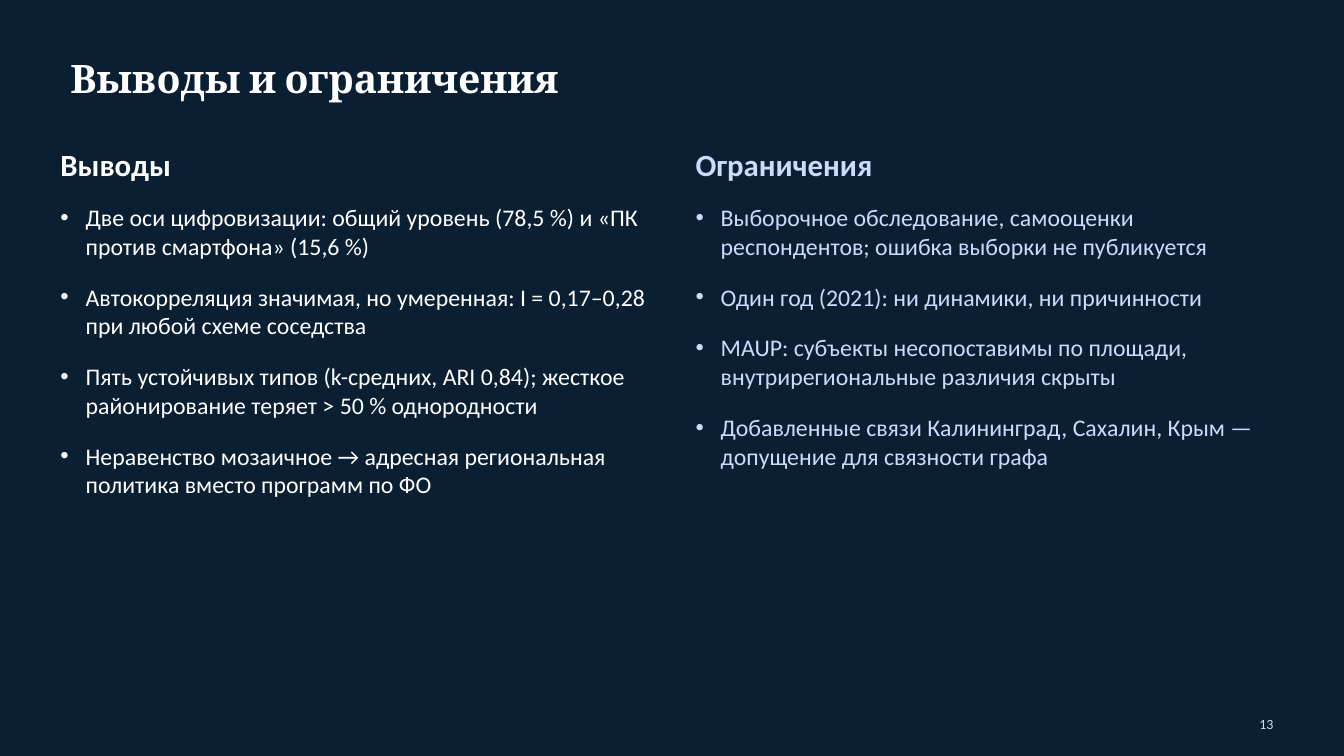
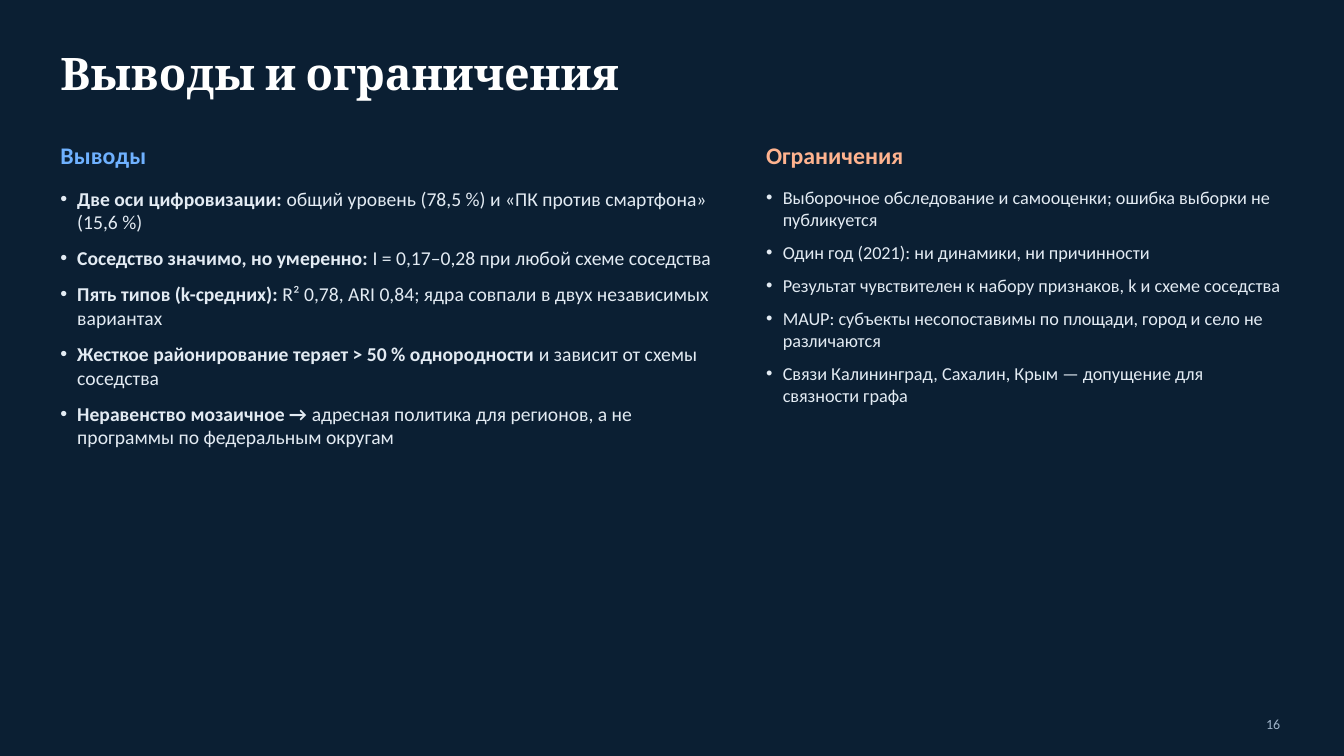
Before and after one commit to MKudryash/regions_collection, a slide deck: slide 16 of presentation/team4_digital_regions_2021.pptx (slide 13 before the commit). Drawn at 1344x756 pixels with LibreOffice and Linux fonts; fonts in the diff are those of the drawing. Boxes give left, top, right and bottom in pixels: in the first picture for what was removed or moved away, otherwise in the second. Text is boxed around its words. In the diff, an @@ line names an element or a change of style, - is before the commit and + after.

Commit message:
Создание презентации
- 16 слайдов по шагам решения: на каждом что делали, таблица или график
  с числами и вывод; заметки докладчика раскрывают слайд подробнее
- генератор presentation/build_deck.js собирает колоду из maps/ и results/

```diff
--- a/presentation/team4_digital_regions_2021.pptx
+++ b/presentation/team4_digital_regions_2021.pptx
@@ text "Выводы и ограничения": place and size @@
-text "Выводы и ограничения" at <box>70,65,559,103</box>
+text "Выводы и ограничения" at <box>60,58,619,101</box>
@@ text "Выводы и ограничения" at <box>60,58,619,101</box>: size 28 to 32 pt; vertical alignment middle to top @@
@@ text added at <box>60,148,146,168</box>, 17 pt, text #6FB1FF, bold @@
+Выводы
@@ text added at <box>766,148,903,168</box>, 17 pt, text #FFB38F, bold @@
+Ограничения
@@ text at <box>60,156,171,181</box>: paragraph removed @@
-Выводы
@@ text "Две оси цифровизации: общий уровень ...": place and size @@
-text "Две оси цифровизации: общий уровень ..." at <box>60,156,645,497</box>
+text "Две оси цифровизации: общий уровень ..." at <box>77,192,711,448</box>
@@ text at <box>77,192,706,232</box>: size 17 to 14 pt, text colour #FFFFFF to #E3EBF3 in "Две оси цифровизации: общий уровень (78,5 %) ..."; bold on in "Две оси цифровизации:"; indent changed; less space between paragraphs @@
@@ text "Выборочное обследование и самооценки; ошибка ...": place and size @@
-text "Выборочное обследование и самооценки; ошибка ..." at <box>696,156,1225,469</box>
+text "Выборочное обследование и самооценки; ошибка ..." at <box>783,191,1280,405</box>
@@ text at <box>783,191,1270,229</box>: text changed; size 17 to 13 pt; text colour #CADCFC to #E3EBF3 @@
-Ограничения
-• Выборочное обследование, самооценки респондентов; ошибка выборки не публикуется
+• Выборочное обследование и самооценки; ошибка выборки не публикуется
@@ text at <box>77,251,711,448</box>: text changed; size 17 to 14 pt; text colour #FFFFFF to #E3EBF3 @@
-• Автокорреляция значимая, но умеренная: I = 0,17–0,28 при любой схеме соседства
-• Пять устойчивых типов (k-средних, ARI 0,84); жесткое районирование теряет > 50 % однородности
-• Неравенство мозаичное → адресная региональная политика вместо программ по ФО
+• Соседство значимо, но умеренно: I = 0,17–0,28 при любой схеме соседства
+• Пять типов (k-средних): R² 0,78, ARI 0,84; ядра совпали в двух независимых вариантах
+• Жесткое районирование теряет > 50 % однородности и зависит от схемы соседства
+• Неравенство мозаичное → адресная политика для регионов, а не программы по федеральным округам
@@ text at <box>783,246,1150,262</box>: size 17 to 13 pt, text colour #CADCFC to #E3EBF3 in "Один год (2021): ни динамики, ни причинности"; indent changed; less space between paragraphs @@
@@ text at <box>783,279,1280,405</box>: text changed; size 17 to 13 pt; text colour #CADCFC to #E3EBF3 @@
-• MAUP: субъекты несопоставимы по площади, внутрирегиональные различия скрыты
-• Добавленные связи Калининград, Сахалин, Крым — допущение для связности графа
+• Результат чувствителен к набору признаков, k и схеме соседства
+• MAUP: субъекты несопоставимы по площади, город и село не различаются
+• Связи Калининград, Сахалин, Крым — допущение для связности графа
@@ page number added at <box>1266,719,1280,729</box>, 10 pt, text #9FB3C8 @@
+16
@@ page number removed at <box>1259,720,1273,729</box> @@
-13
```
Also in this commit, not shown: 9 other slides changed, 6 slides added, 3 slides removed, 3 other files.
